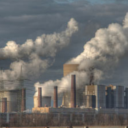
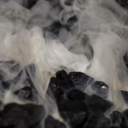
Two versions of the same layered image (128px x 128px). Layer-by-layer changes:
painted on "Pasted Layer" over [0, 0, 128, 128]
painted on "Background" over [0, 0, 128, 128]
